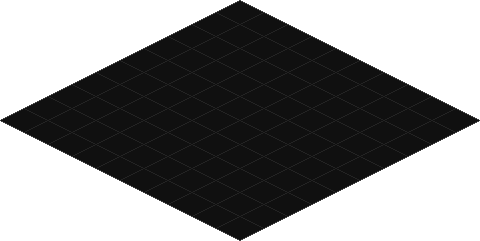
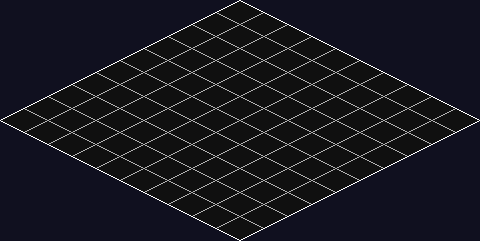
Comparing the layer stacks of the two 480 x 241 images. Changes:
showed "background" over (0, 0, 480, 241)
